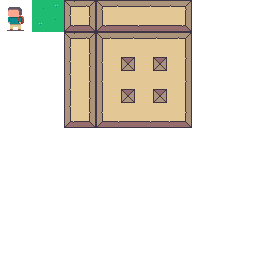
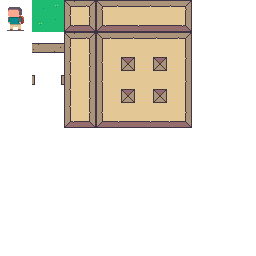
Two versions of the same layered image (w=256, h=256). Layer-by-layer changes:
added layer "Door copy" above "Grass" over [32, 43, 64, 85]
